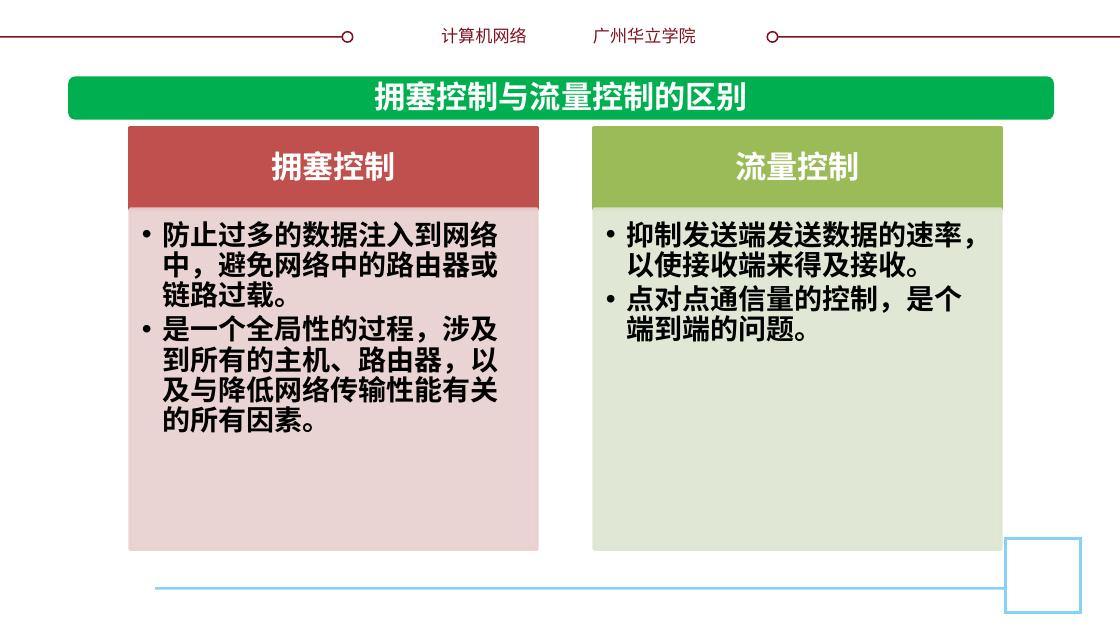
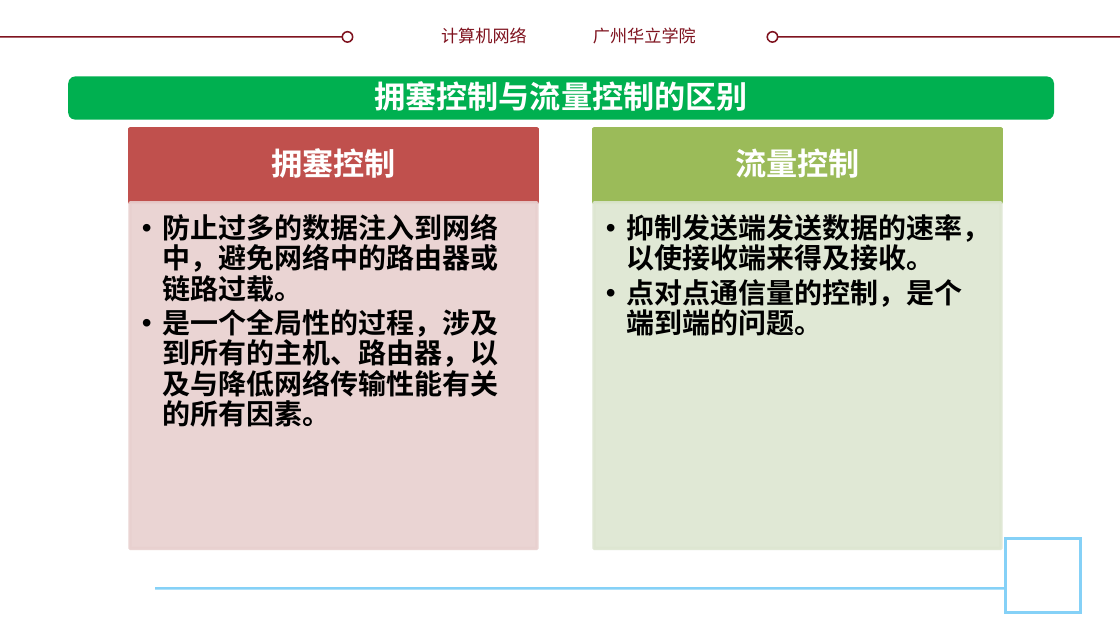
Before and after one commit to glplaman/glplaman.github.io, a slide deck: slide 130 of network/ppt/chap5.pptx (slide 127 before the commit). Drawn at 1120x630 pixels with LibreOffice and Linux fonts; fonts in the diff are those of the drawing; background and template pictures are left out. Boxes give left, top, right and bottom in pixels: in the first picture for what was removed or moved away, otherwise in the second. Text is boxed around its words. In the diff, an @@ line names an element or a change of style, - is before the commit and + after.

```diff
--- a/network/ppt/chap5.pptx
+++ b/network/ppt/chap5.pptx
@@ rectangle: place and size @@
-rectangle at (130, 128, 536, 208)
+rectangle at (130, 129, 536, 203)
@@ rectangle: place and size @@
-rectangle at (594, 128, 1000, 208)
+rectangle at (594, 129, 1000, 203)
@@ text "防止过多的数据注入到网络中，避免网络中的路由器或链路过载。": place and size @@
-text "防止过多的数据注入到网络中，避免网络中的路由器或链路过载。" at (163, 221, 499, 433)
+text "防止过多的数据注入到网络中，避免网络中的路由器或链路过载。" at (163, 214, 499, 427)
@@ rectangle: place and size @@
-rectangle at (130, 209, 536, 550)
+rectangle at (130, 203, 536, 549)
@@ text "抑制发送端发送数据的速率，以使接收端来得及接收。": place and size @@
-text "抑制发送端发送数据的速率，以使接收端来得及接收。" at (627, 221, 991, 342)
+text "抑制发送端发送数据的速率，以使接收端来得及接收。" at (627, 214, 991, 336)
@@ rectangle: place and size @@
-rectangle at (594, 209, 1000, 550)
+rectangle at (594, 203, 1000, 549)
```
Also in this commit, not shown: 16 other slides changed, 3 slides added, 19 other files.
